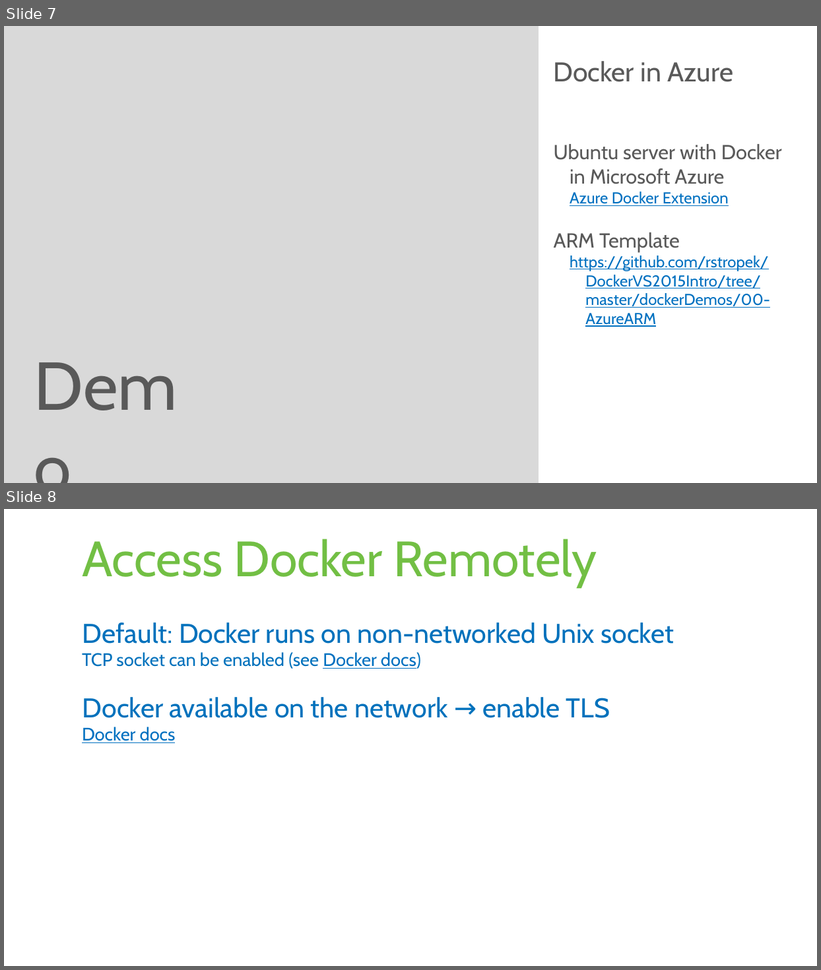
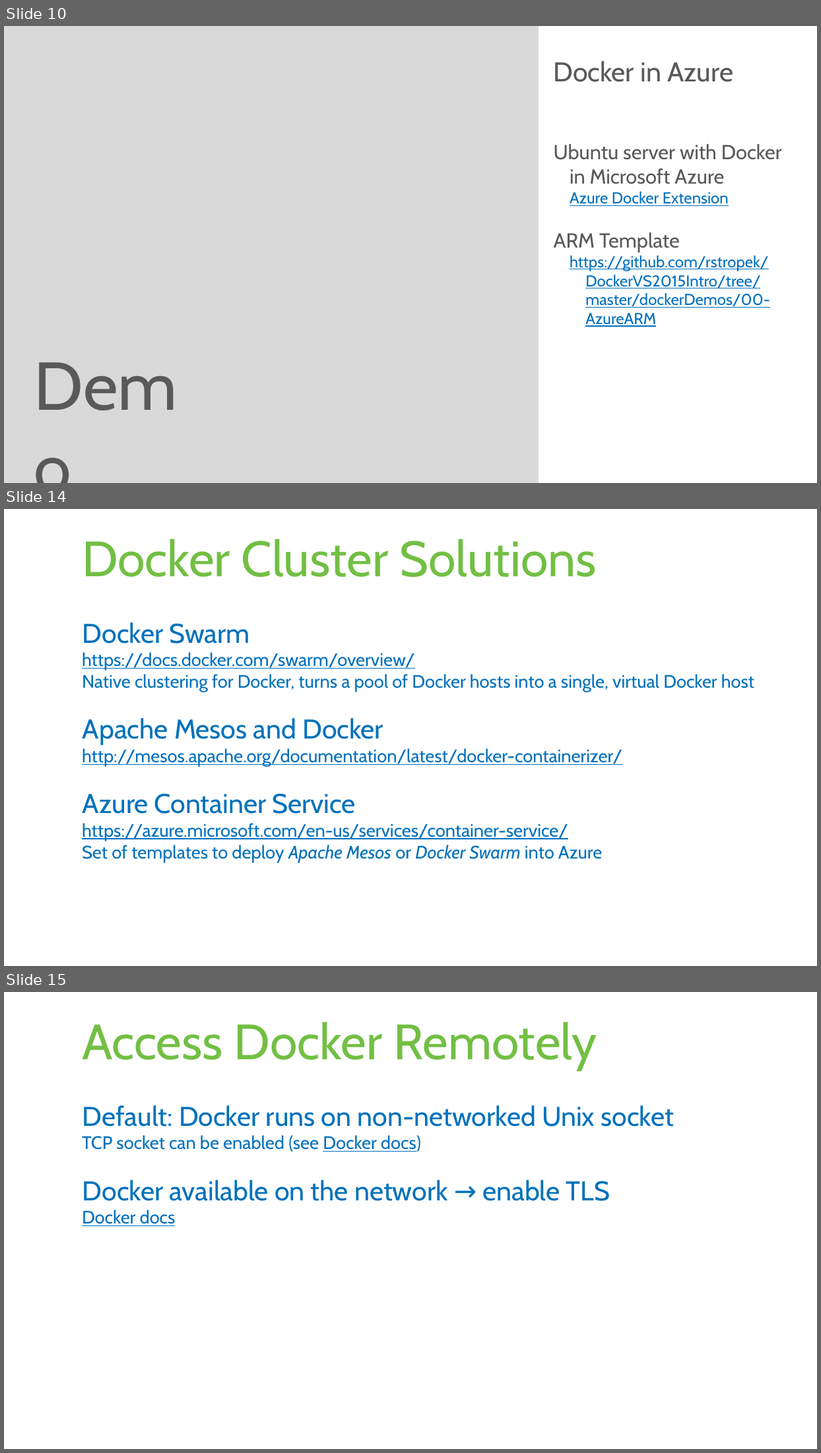
Before and after one commit to rstropek/DockerVS2015Intro, a slide deck: slides/Docker-Workshop.pptx. Shown one above the other, each under a label of ours: slides 7 and 8 before the commit, slides 10, 14 and 15 after it; the slides between them are not shown. The pictures are 821x970 and 821x1453 pixels, drawn with LibreOffice and Linux fonts; fonts in the diff are those of the drawing. Boxes give left, top, right and bottom in pixels: in the first picture for what was removed or moved away, otherwise in the second. Text is boxed around its words. In the diff, an @@ line names an element or a change of style, - is before the commit and + after.

```diff
--- a/slides/Docker-Workshop.pptx
+++ b/slides/Docker-Workshop.pptx
@@ slide 14 added at bbox=[4, 509, 817, 966], background #FFFFFF @@
@@ title added at bbox=[82, 539, 597, 577], 44 pt, text #72BF44 @@
+Docker Cluster Solutions
@@ text added at bbox=[82, 623, 754, 863], 16 pt, text #0071BC @@
+Docker Swarm
+  https://docs.docker.com/swarm/overview/
+  Native clustering for Docker, turns a pool of Docker hosts into a single, virtual Docker host
+Apache Mesos and Docker
+  http://mesos.apache.org/documentation/latest/docker-containerizer/
+Azure Container Service
+  https://azure.microsoft.com/en-us/services/container-service/
+  Set of templates to deploy Apache Mesos or Docker Swarm into Azure
@@ what was slide 7 is now slide 10 @@
@@ what was slide 8 is now slide 15 @@
```
Also in this commit, not shown: 2 slides changed, 8 other slides added, 4 other files.
